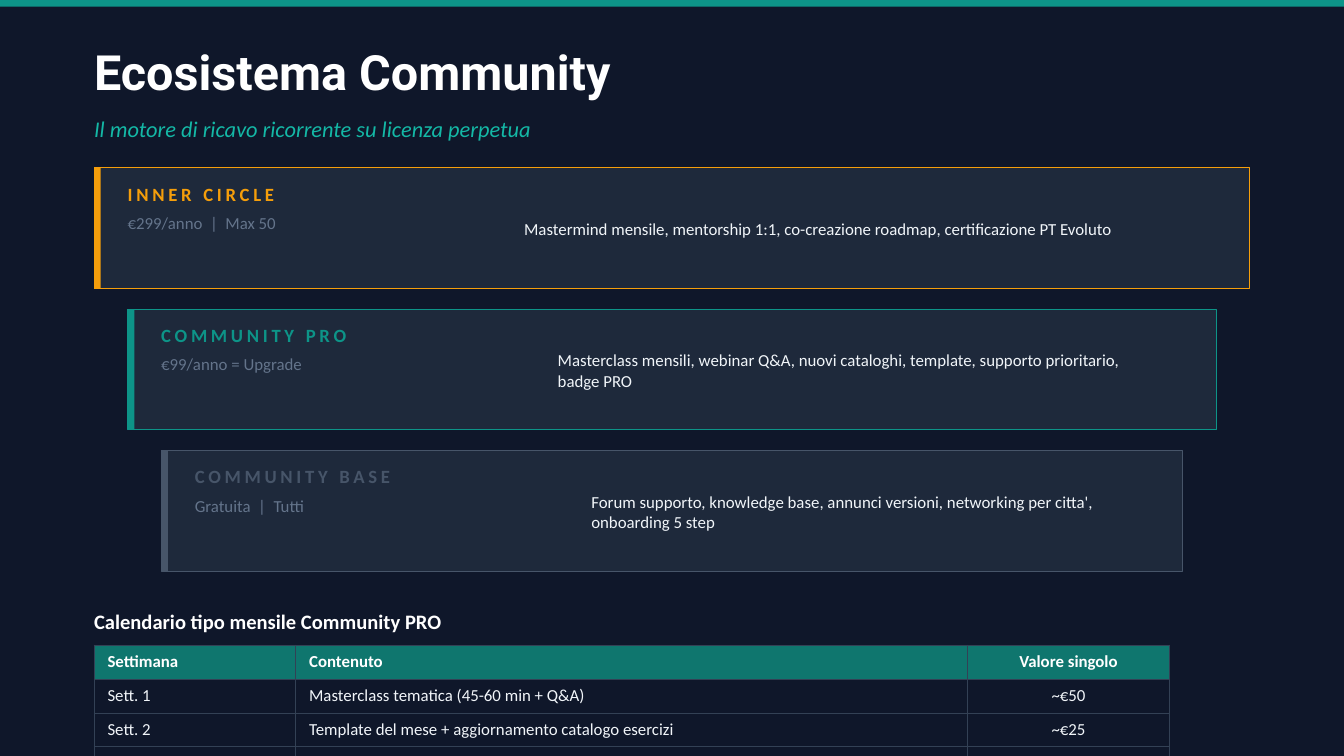
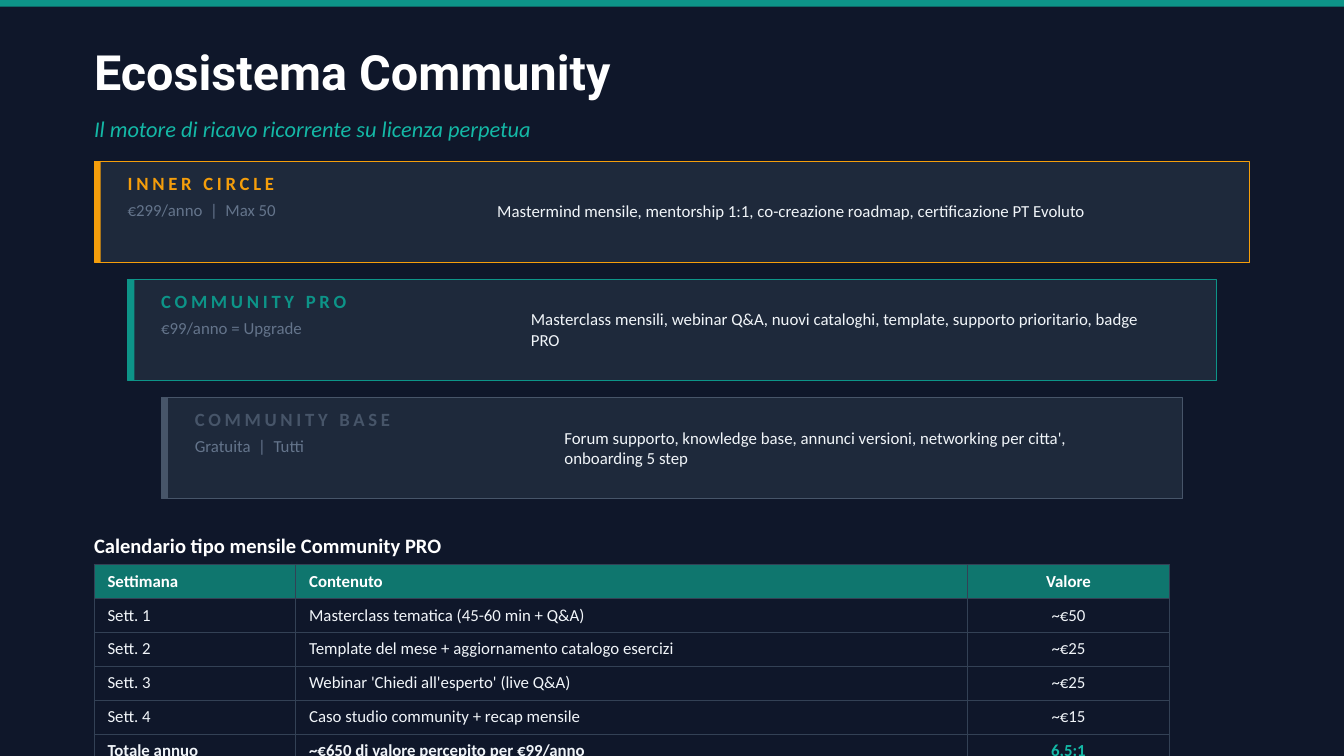
Before and after one commit to gverardo87-lab/FitManager_Studio-, a slide deck: slide 12 of docs/FitManager_PitchDeck.pptx. Drawn at 1344x756 pixels with LibreOffice and Linux fonts; fonts in the diff are those of the drawing. Boxes give left, top, right and bottom in pixels: in the first picture for what was removed or moved away, otherwise in the second. Text is boxed around its words. In the diff, an @@ line names an element or a change of style, - is before the commit and + after.

```diff
--- a/docs/FitManager_PitchDeck.pptx
+++ b/docs/FitManager_PitchDeck.pptx
@@ rectangle: place and size @@
-rectangle at (94, 168, 1250, 289)
+rectangle at (94, 161, 1250, 262)
@@ rectangle: place and size @@
-rectangle at (94, 168, 101, 289)
+rectangle at (94, 161, 101, 262)
@@ text "INNER CIRCLE": place and size @@
-text "INNER CIRCLE" at (128, 188, 274, 201)
+text "INNER CIRCLE" at (128, 177, 274, 190)
@@ text "Mastermind mensile, mentorship 1:1, co-creazione ...": place and size @@
-text "Mastermind mensile, mentorship 1:1, co-creazione ..." at (524, 223, 1111, 238)
+text "Mastermind mensile, mentorship 1:1, co-creazione ..." at (497, 205, 1084, 220)
@@ text "€299/anno | Max 50": place and size @@
-text "€299/anno | Max 50" at (128, 217, 276, 229)
+text "€299/anno | Max 50" at (128, 204, 276, 216)
@@ rectangle: place and size @@
-rectangle at (128, 309, 1216, 430)
+rectangle at (128, 280, 1216, 380)
@@ rectangle: place and size @@
-rectangle at (128, 309, 134, 430)
+rectangle at (128, 280, 134, 380)
@@ text "COMMUNITY PRO": place and size @@
-text "COMMUNITY PRO" at (161, 330, 346, 342)
+text "COMMUNITY PRO" at (161, 296, 346, 308)
@@ text "Masterclass mensili, webinar Q&A, nuovi ..." rewrapped from (558, 354, 1119, 390) to (531, 313, 1138, 346) @@
@@ text "€99/anno = Upgrade": place and size @@
-text "€99/anno = Upgrade" at (161, 358, 302, 373)
+text "€99/anno = Upgrade" at (161, 322, 302, 337)
@@ rectangle: place and size @@
-rectangle at (161, 450, 1183, 571)
+rectangle at (161, 398, 1183, 499)
@@ rectangle: place and size @@
-rectangle at (161, 450, 168, 571)
+rectangle at (161, 398, 168, 499)
@@ text "COMMUNITY BASE": place and size @@
-text "COMMUNITY BASE" at (195, 471, 390, 483)
+text "COMMUNITY BASE" at (195, 414, 390, 426)
@@ text "Forum supporto, knowledge base, annunci ...": place and size @@
-text "Forum supporto, knowledge base, annunci ..." at (591, 496, 1092, 531)
+text "Forum supporto, knowledge base, annunci ..." at (564, 432, 1065, 467)
@@ text "Gratuita | Tutti": place and size @@
-text "Gratuita | Tutti" at (195, 501, 304, 512)
+text "Gratuita | Tutti" at (195, 441, 304, 452)
@@ text "Calendario tipo mensile Community PRO": place and size @@
-text "Calendario tipo mensile Community PRO" at (94, 614, 441, 633)
+text "Calendario tipo mensile Community PRO" at (94, 538, 441, 557)
@@ table at (94, 564, 1169, 729) @@
-row 1, column 3: Valore singolo
+row 1, column 3: Valore
@@ table: place and size @@
-table at (94, 645, 1169, 756)
+table at (94, 564, 1169, 729)
```
Also in this commit, not shown: 8 other slides changed, 1 other file.
